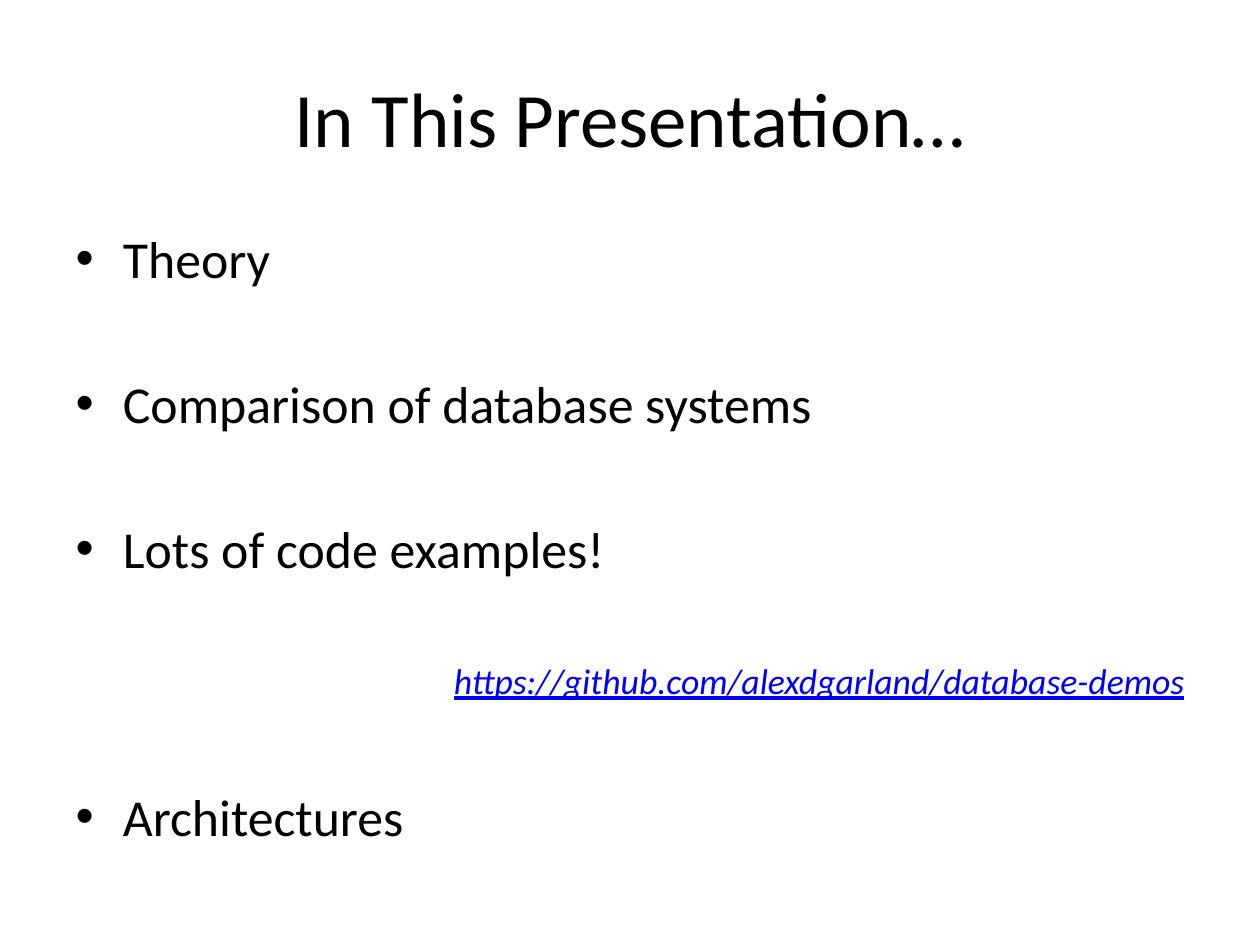
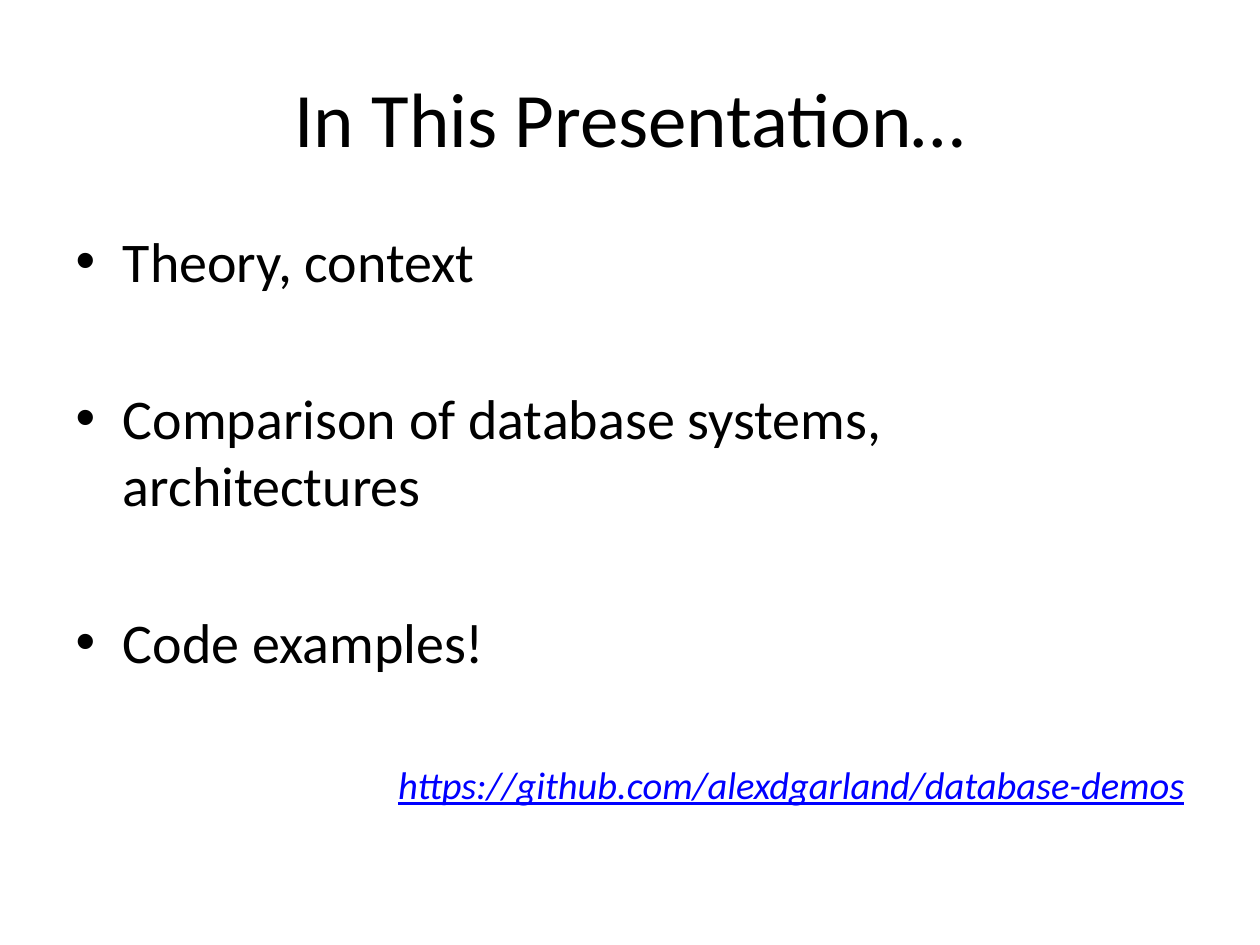
Before and after one commit to alexdgarland/database-demos, a slide deck: slide 3 of Slides/Not Only SQL - Picking A Database for DotNET.pptx. Drawn at 1260x945 pixels with LibreOffice and Linux fonts; fonts in the diff are those of the drawing. Boxes give left, top, right and bottom in pixels: in the first picture for what was removed or moved away, otherwise in the second. Text is boxed around its words. In the diff, an @@ line names an element or a change of style, - is before the commit and + after.

```diff
--- a/Slides/Not Only SQL - Picking A Database for DotNET.pptx
+++ b/Slides/Not Only SQL - Picking A Database for DotNET.pptx
@@ text at [123,243,882,672]: text changed; size 29.6 to 32 pt @@
-• Theory
-• Comparison of database systems
-• Lots of code examples!
+• Theory, context
+• Comparison of database systems, architectures
+• Code examples!
@@ text at [398,772,1184,806]: size 20.4 to 22 pt in "https://github.com/alexdgarland/database-demos" @@
@@ text at [123,800,403,837]: paragraph removed @@
-  • Architectures
```
Also in this commit, not shown: 9 other slides changed, 2 slides added, 14 slides removed, 3 other files.
